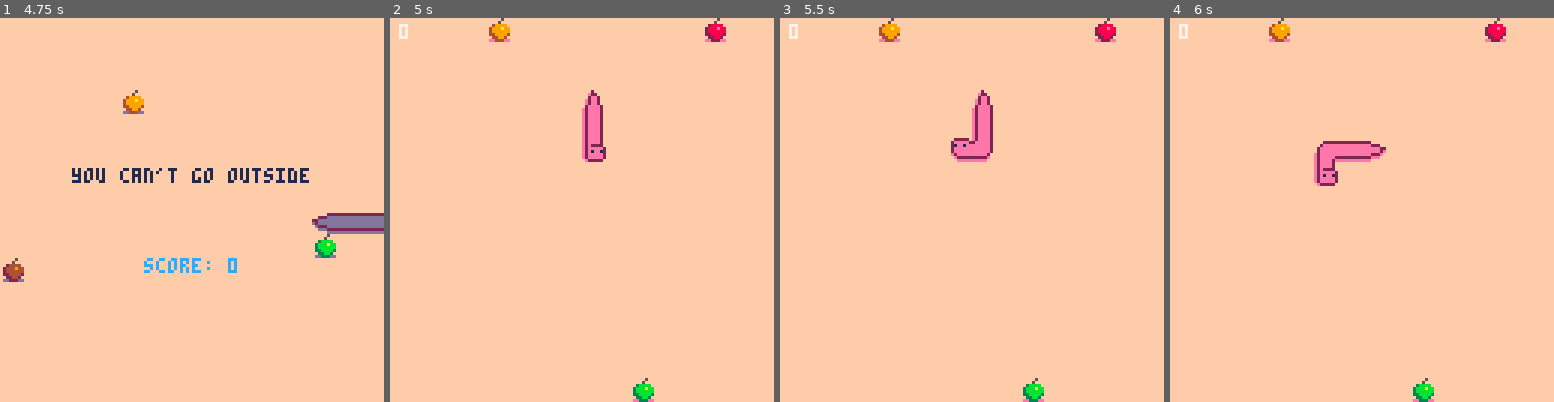
Above: before the commit, frames 1-4 (left to right).
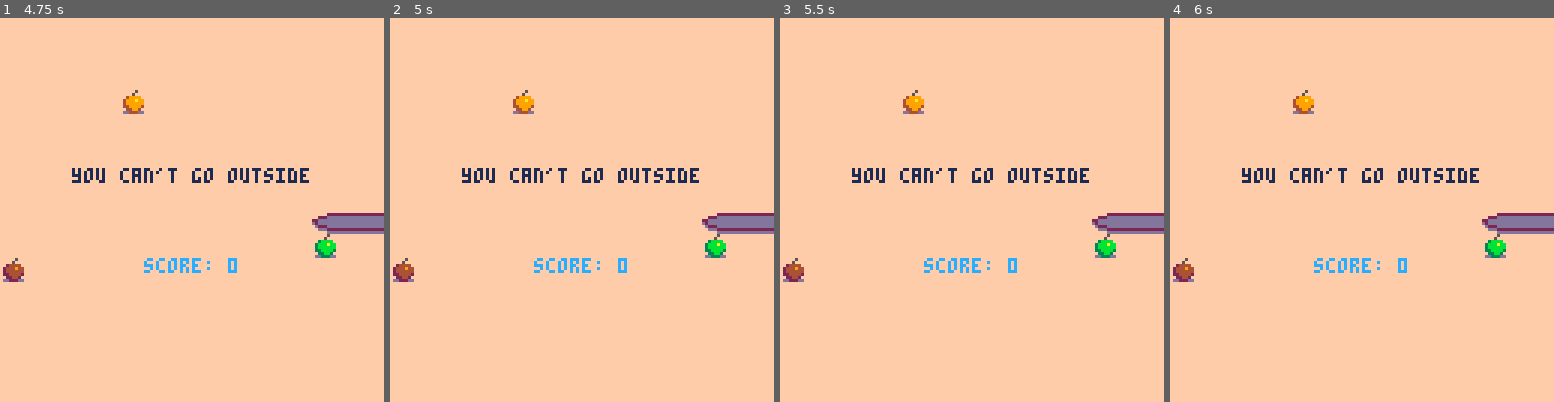
Above: after the commit, the same moments.

Repository: ironchestgames/pico-8-carts
Game: PICO-8 cartridge snake.p8
Two runs of this game, one before a commit and one after it. Both use one fixed random seed, a clock stepped at 60 frames per second and the inputs below.
Inputs:
- Up to frame 1 (4.75 s): tap X (X key) at 0.33, 1.07, 1.85, 2.97, 4.08 s; tap O (Z key) at 0.7, 1.7, 2.1, 2.5, 2.9, 3.3, 3.7, 4.1, 4.5 s; hold Right 1.6-2.1 s; hold Up 2.15-2.42 s; hold Right 2.47-3.03 s; hold Left 3.08-3.58 s; hold Down 3.63-3.97 s; hold Right 4.02-4.68 s; hold Up from 4.73 s (still down)
- Up to frame 2 (5 s): keep holding Up; tap O (Z key) at 4.9 s
- Up to frame 3 (5.5 s): release Up at 5.03 s; hold Left from 5.08 s (still down); tap X (X key) at 5.2 s; tap O (Z key) at 5.3 s
- Up to frame 4 (6 s): release Left at 5.68 s; tap O (Z key) at 5.7 s; hold Down from 5.73 s (still down)

Frame 1 is identical in both runs. In frame 2, 4.7% of the frame differs, in the area x 0-100%, y 0-100%; in frame 3, 5.0%; in frame 4, 5.0%.

Commit message:
snake - any button for continue on game over, and 2 sec no button

Diff:
--- a/snake.p8
+++ b/snake.p8
@@ -676,6 +676,7 @@
 
 curscene='splash'
 function chgscene(s)
+	t=0
 	if s=='game' then
 		curscene=s
 		gameinit()
@@ -690,12 +691,16 @@
 		gameupdate()
 	elseif curscene=='splash' then
 		if btn(4) or btn(5) then
-			t=0
 			chgscene('game')
 		end
 	elseif curscene=='gameover' then
-		if btn(4) or btn(5) then
-			t=0
+		if	t>60 and (
+					btn(0) or
+					btn(1) or
+					btn(2) or
+					btn(3) or
+					btn(4) or
+					btn(5)) then
 			chgscene('game')
 		end
 	end
